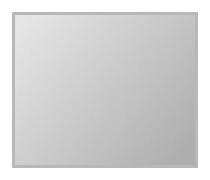
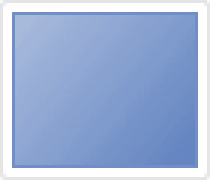
Two versions of the same layered image (210 × 180). Layer-by-layer changes:
added group "Animation" with 2 layers above "Original-Merged-Colored" over [0, 0, 210, 180]
added layer "Original-Merged-Colored copy #7" in group "Animation" over [0, 0, 210, 180]
added layer "Orignal-Merged copy #7" in group "Animation" over [0, 0, 210, 180]
moved "content #2" into group "Original" over [15, 15, 195, 165]
moved "content" into group "Original" over [12, 12, 198, 168]
moved "content #1" into group "Original" over [0, 0, 210, 180]
